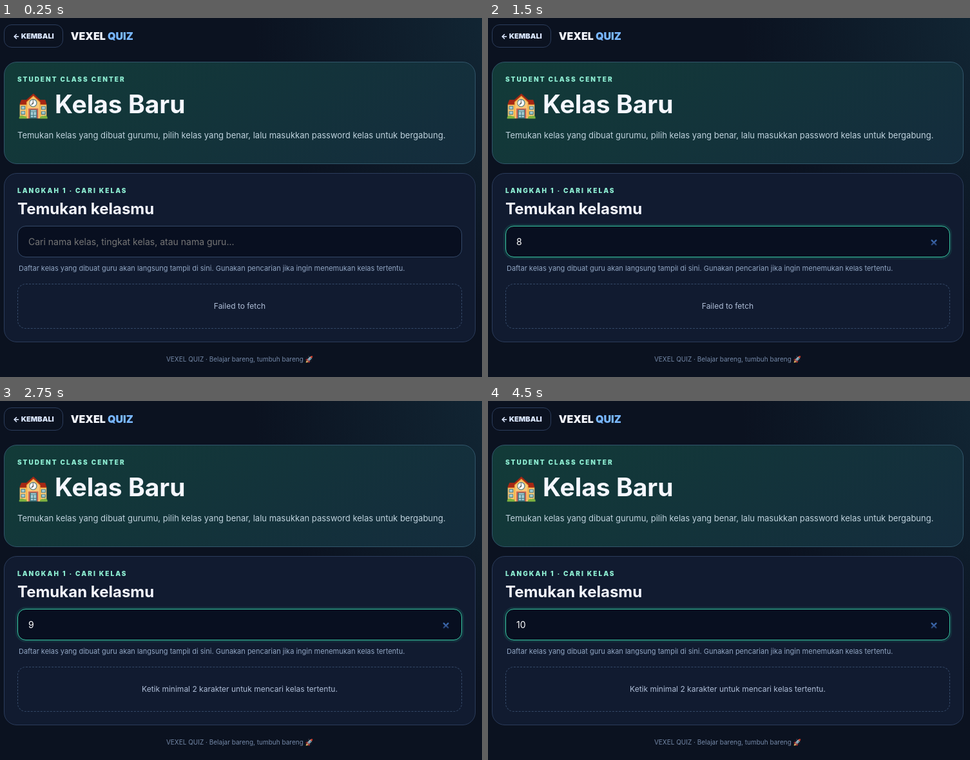
Above: before the commit, frames 1-4 (two rows, left to right).
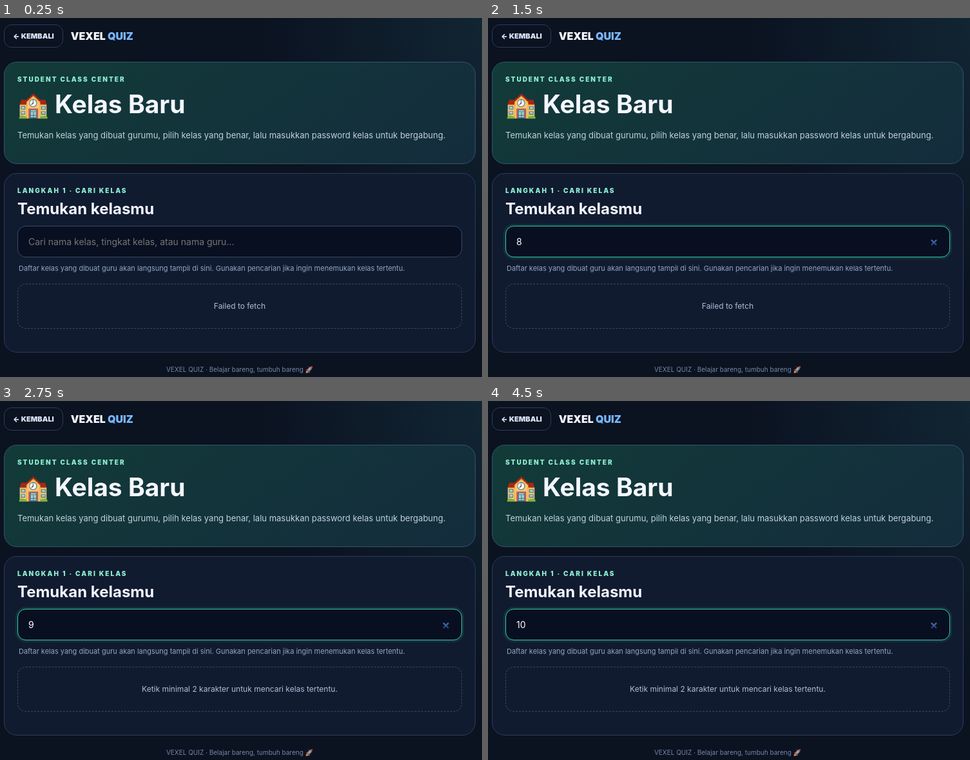
Above: after the commit, the same moments.

Repository: vexelkang-cell/gamepai
Game: browser game, page vexel-quiz/murid/tugas/kelas-baru/index.html
The game is run twice, just before and just after one commit, with the same random seed, the same clock (stepped at 60 frames per second) and the same inputs.
Inputs (mouse positions are in pixels of both pictures, inside the frame that each line leads up to):
- Up to frame 1 (0.25 s): no input
- Up to frame 2 (1.5 s): click (729, 240) at 1.27 s; type "8" at 1.27 s; tap Enter at 1.3 s
- Up to frame 3 (2.75 s): click (241, 623) at 1.87 s; type "5" at 1.87 s; tap Enter at 1.9, 2.05, 2.5 s; click (241, 623) at 2.02 s; type "2" at 2.02 s; click (241, 623) at 2.47 s; type "9" at 2.47 s
- Up to frame 4 (4.5 s): click (729, 623) at 3.07 s; type "6" at 3.07 s; tap Enter at 3.1, 3.7, 4.3 s; click (729, 623) at 3.67 s; type "3" at 3.67 s; click (729, 623) at 4.27 s; type "10" at 4.27 s

The runs differ from the first frame. In frame 1, 0.8% of the frame differs, in the area x 0-99%, y 87-99%; in frame 2, 0.8%; in frame 3, 0.8%; in frame 4, 0.8%.

Commit message:
Add pagination controls to new class page

Diff:
--- a/vexel-quiz/murid/tugas/kelas-baru/index.html
+++ b/vexel-quiz/murid/tugas/kelas-baru/index.html
@@ -4,7 +4,7 @@
 <meta charset="utf-8"><meta name="viewport" content="width=device-width,initial-scale=1,viewport-fit=cover">
 <meta name="theme-color" content="#0b1220"><title>VEXEL QUIZ — Kelas Baru</title>
 <style>
-*{box-sizing:border-box}body{margin:0;min-height:100vh;backg …(1121 unchanged characters)… {display:grid;gap:10px;margin-top:14px}.result{padding:15px;border:1px solid #30 …(2465 unchanged characters)…
+*{box-sizing:border-box}body{margin:0;min-height:100vh;backg …(1121 unchanged characters)… {display:grid;gap:10px;margin-top:14px}.pagination{display:flex;align-items:center;justify-content:center;flex-wrap:wrap;gap:7px;margin-top:16px}.page-btn{min-width:38px;height:38px;padding:0 11px;border:1px solid #344968;border-radius:10px;background:#111b30;color:#dce8ff;font-weight:850;font-size:12px;cursor:pointer}.page-btn.active{border-color:#38c9a3;background:#123b38;color:#8cebd0}.page-btn:disabled{opacity:.35;cursor:not-allowed}.page-info{width:100%;text-align:center;color:#91a6c3;font-size:10px;margin-top:3px}.result{padding:15px;border:1px solid #30 …(2465 unchanged characters)…
 </style>
 </head>
 <body>
@@ -17,6 +17,7 @@
 <input id="classSearch" class="search" type="search" placeholder="Cari nama kelas, tingkat kelas, atau nama guru..." autocomplete="off">
 <div class="hint">Daftar kelas yang dibuat guru akan langsung tampil di sini. Gunakan pencarian jika ingin menemukan kelas tertentu.</div>
 <div id="results" class="results"><div class="empty">⏳ Memuat daftar kelas dari guru...</div></div>
+<div id="pagination" class="pagination" aria-label="Navigasi halaman kelas"></div>
 
 </section>
 <p class="foot">VEXEL QUIZ · Belajar bareng, tumbuh bareng 🚀</p>
@@ -34,7 +35,7 @@
 (()=> {
 const API="https://vexel-games-uploader.vexelkang.workers.dev";
 const $=id=>document.getElementById(id);
-let selected=null, timer=null, requestNo=0;
+let selected=null, timer=null, requestNo=0, currentPage=1, totalPages=1;
 const esc=s=>String(s??"").replace(/[&<>"']/g,c=>({"&":"&amp;","<":"&lt;",">":"&gt;",'"':"&quot;","'":"&#39;"}[c]));
 async function api(path,options={}){
  const headers={"Content-Type":"application/json"};
@@ -51,7 +52,7 @@
  if(error)$("feedback").classList.add("error");
 }
 function renderResults(items){
- if(!items.length){$("results").innerHTML='<div class="empty">😕 Kelas belum ditemukan.<br>Coba kata kunci lain atau tanyakan nama kelas kepada gurumu.</div>';return;}
+ if(!items.length){$("results").innerHTML='<div class="empty">😕 Kelas belum ditemukan.<br>Coba kata kunci lain atau tanyakan nama kelas kepada gurumu.</div>';$("pagination").innerHTML="";return;}
  $("results").innerHTML=items.map((c,i)=>'<article class="result"><div class="result-head"><div><h3>🏫 '+esc(c.name)+'</ …(236 unchanged characters)…
  $("results").querySelectorAll("[data-index]").forEach(b=>b.addEventListener("click",()=>{
    selected=items[Number(b.dataset.index)];
@@ -63,18 +64,33 @@
    setTimeout(()=>$("classPassword").focus(),80);
  }));
 }
-async function search(){
+function renderPagination(page,pages,total){
+ totalPages=Math.max(1,pages||1);currentPage=page||1;
+ if(totalPages<=1){$("pagination").innerHTML=total>0?'<div class="page-info">Menampilkan '+total+' kelas</div>':"";return;}
+ const start=Math.max(1,Math.min(currentPage-2,totalPages-4));
+ const end=Math.min(totalPages,start+4);
+ let html='<button class="page-btn" data-page="'+(currentPage-1)+'" '+(currentPage===1?'disabled':'')+'>‹</button>';
+ for(let p=start;p<=end;p++)html+='<button class="page-btn '+(p===currentPage?'active':'')+'" data-page="'+p+'" '+(p===currentPage?'aria-current="page"':'')+'>'+p+'</button>';
+ html+='<button class="page-btn" data-page="'+(currentPage+1)+'" '+(currentPage===totalPages?'disabled':'')+'>›</button>';
+ html+='<div class="page-info">Halaman '+currentPage+' dari '+totalPages+' · '+total+' kelas</div>';
+ $("pagination").innerHTML=html;
+ $("pagination").querySelectorAll("[data-page]").forEach(b=>b.addEventListener("click",()=>{const p=Number(b.dataset.page);if(p>=1&&p<=totalPages&&p!==currentPage){search(p);window.scrollTo({top:0,behavior:"smooth"});}}));
+}
+async function search(page=1){
  const q=$("classSearch").value.trim(), n=++requestNo;
+ currentPage=page;
  selected=null;$("classModal").classList.add("hidden");
- if(q.length>0&&q.length<2){$("results").innerHTML='<div class="empty">Ketik minimal 2 karakter untuk mencari kelas tertentu.</div>';return;}
+ if(q.length>0&&q.length<2){$("results").innerHTML='<div class="empty">Ketik minimal 2 karakter untuk mencari kelas tertentu.</div>';$("pagination").innerHTML="";return;}
  $("results").innerHTML='<div class="empty">Sedang mencari kelas...</div>';
+ $("pagination").innerHTML="";
  try{
-   const d=await api("/quiz/classes/search?q="+encodeURIComponent(q));
+   const d=await api("/quiz/classes/search?q="+encodeURIComponent(q)+"&page="+page);
    if(n!==requestNo)return;
    renderResults(d.classes||[]);
- }catch(e){if(n!==requestNo)return;$("results").innerHTML='<div class="empty">'+esc(e.message)+'</div>';}
+   renderPagination(d.page||page,d.totalPages||1,d.total||0);
+ }catch(e){if(n!==requestNo)return;$("results").innerHTML='<div class="empty">'+esc(e.message)+'</div>';$("pagination").innerHTML="";}
 }
-$("classSearch").addEventListener("input",()=>{clearTimeout(timer);timer=setTimeout(search,280);});
+$("classSearch").addEventListener("input",()=>{clearTimeout(timer);timer=setTimeout(()=>search(1),280);});
 function closeModal(){$("classModal").classList.add("hidden");}
 $("closeModal").addEventListener("click",closeModal);
 $("cancelModal").addEventListener("click",closeModal);
